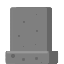
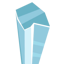
Layer changes from the first 64 x 64 image to the second:
added layer "1" (1st of 2) (60%) above "TombStone (1)" over [5, 2, 59, 64]
hid group "TombStone (1)" (18 layers) over [5, 2, 59, 64]
painted on "4" (1st of 4, in "TombStone (1)" › "Decorations") over [10, 2, 52, 33]
painted on "4" (2nd of 4, in "TombStone (1)" › "Decorations") over [7, 2, 59, 64]
painted on "4" (3rd of 4, in "TombStone (1)" › "Decorations") over [5, 2, 59, 63]
